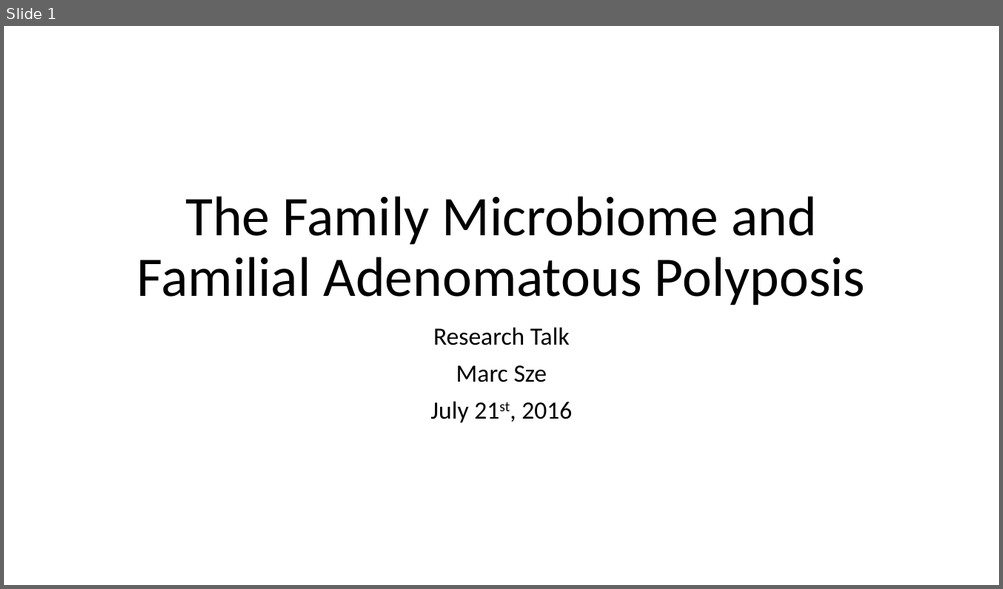
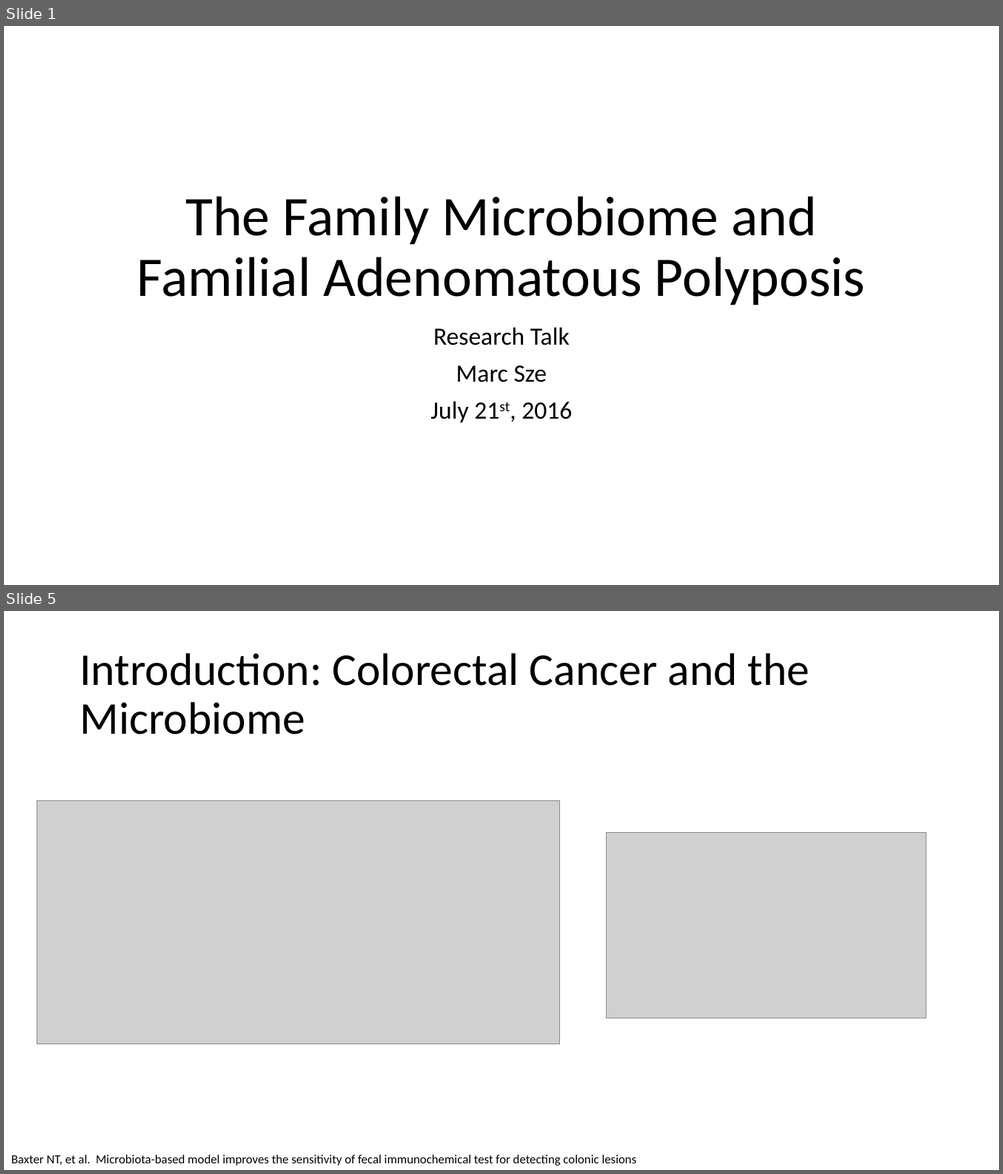
Before and after one commit to marcsze/SchlossLabPresentations, a slide deck: 2016_07_21/ResearchTalkPresentation.pptx. Shown one above the other, each under a label of ours: slide 1 before the commit, slides 1 and 5 after it; the slides between them are not shown. The pictures are 1003x589 and 1003x1174 pixels, drawn with LibreOffice and Linux fonts; fonts in the diff are those of the drawing; grey boxes stand for pictures. Boxes give left, top, right and bottom in pixels: in the first picture for what was removed or moved away, otherwise in the second. Text is boxed around its words. In the diff, an @@ line names an element or a change of style, - is before the commit and + after.

```diff
--- a/2016_07_21/ResearchTalkPresentation.pptx
+++ b/2016_07_21/ResearchTalkPresentation.pptx
@@ slide 5 added at box(4, 611, 999, 1170), background #FFFFFF @@
@@ title added at box(79, 653, 810, 735), 44 pt, text #000000 @@
+Introduction: Colorectal Cancer and the Microbiome
@@ picture added at box(37, 800, 559, 1045) @@
@@ picture added at box(606, 832, 925, 1019) @@
@@ text added at box(11, 1155, 637, 1166), 12 pt, text #000000 @@
+Baxter NT, et al. Microbiota-based model improves the sensitivity of fecal immunochemical test for detecting colonic lesions
```
Also in this commit, not shown: 1 slide changed, 12 other slides added, 1 other file.
